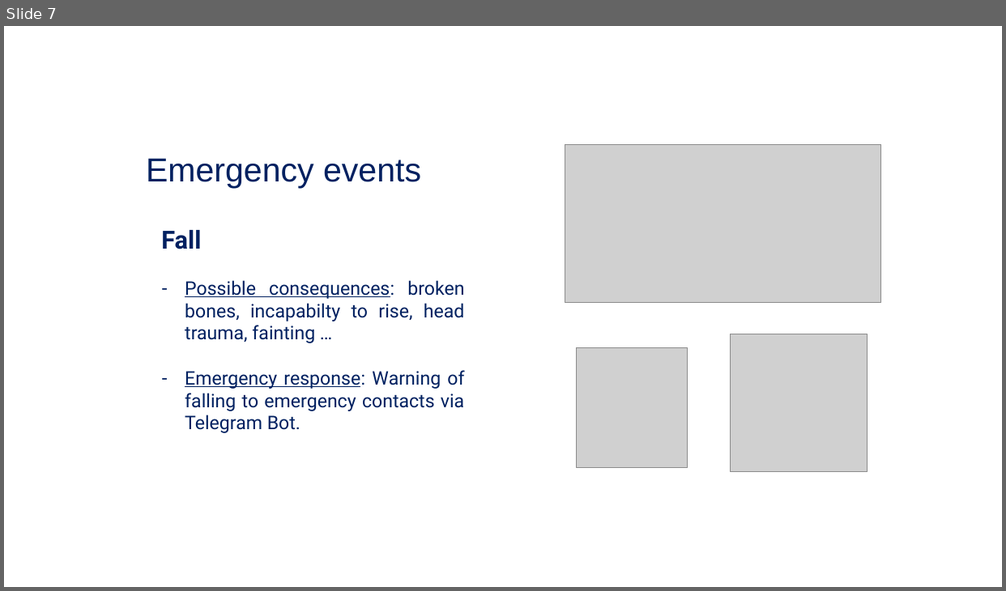
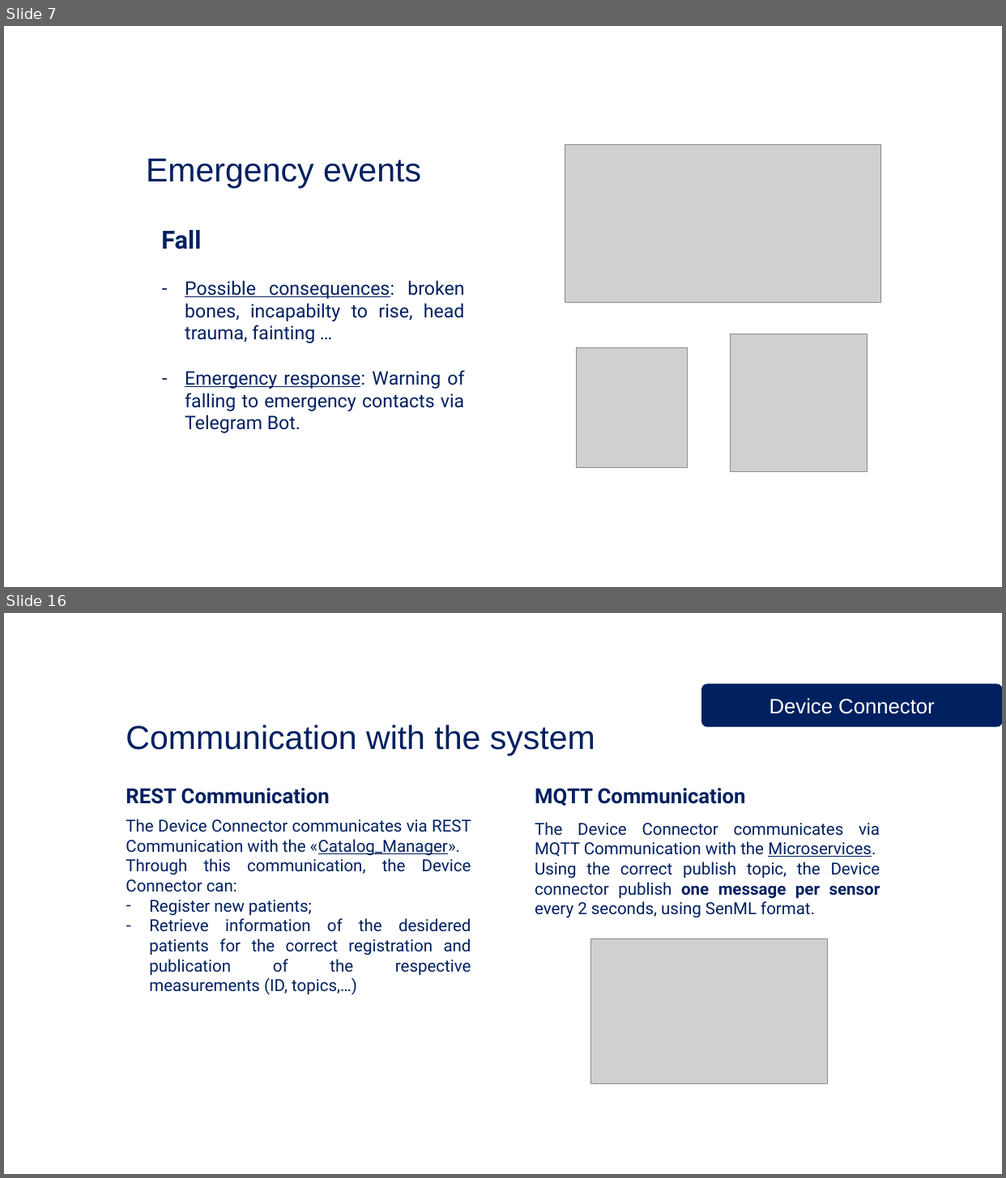
Before and after one commit to Checco1/IoT_Parkinson_Project, a slide deck: ParkinsonPal.pptx. Shown one above the other, each under a label of ours: slide 7 before the commit, slides 7 and 16 after it; the slides between them are not shown. The pictures are 1006x591 and 1006x1178 pixels, drawn with LibreOffice and Linux fonts; fonts in the diff are those of the drawing; grey boxes stand for pictures; background and template pictures are left out. Boxes give left, top, right and bottom in pixels: in the first picture for what was removed or moved away, otherwise in the second. Text is boxed around its words. In the diff, an @@ line names an element or a change of style, - is before the commit and + after.

```diff
--- a/ParkinsonPal.pptx
+++ b/ParkinsonPal.pptx
@@ slide 16 added at (4,613,1002,1174), background picture (left out); not listed: 1 template element that a slide beside it also shows @@
@@ rounded rectangle added at (702,684,1002,726), fill #002060, outline #002060 1 pt, 20 pt, text #FFFFFF @@
+Device Connector
@@ text added at (126,725,595,756), 32 pt, text #002060 @@
+Communication with the system
@@ text added at (126,788,330,804), 20 pt, text #002060, bold @@
+REST Communication
@@ text added at (535,788,746,806), 20 pt, text #002060, bold @@
+MQTT Communication
@@ text added at (126,819,471,995), 16 pt, text #002060 @@
+The Device Connector communicates via REST Communication with the «Catalog_Manager».
+Through this communication, the Device Connector can:
+– Register new patients;
+– Retrieve information of the desidered patients for the correct registration and publication of the respective measurements (ID, topics,…)
@@ text added at (535,822,880,918), 16 pt, text #002060 @@
+The Device Connector communicates via MQTT Communication with the Microservices.
+Using the correct publish topic, the Device connector publish one message per sensor every 2 seconds, using SenML format.
@@ picture added at (591,939,829,1084) @@
```
Also in this commit, not shown: 3 slides changed, 28 other slides added.
